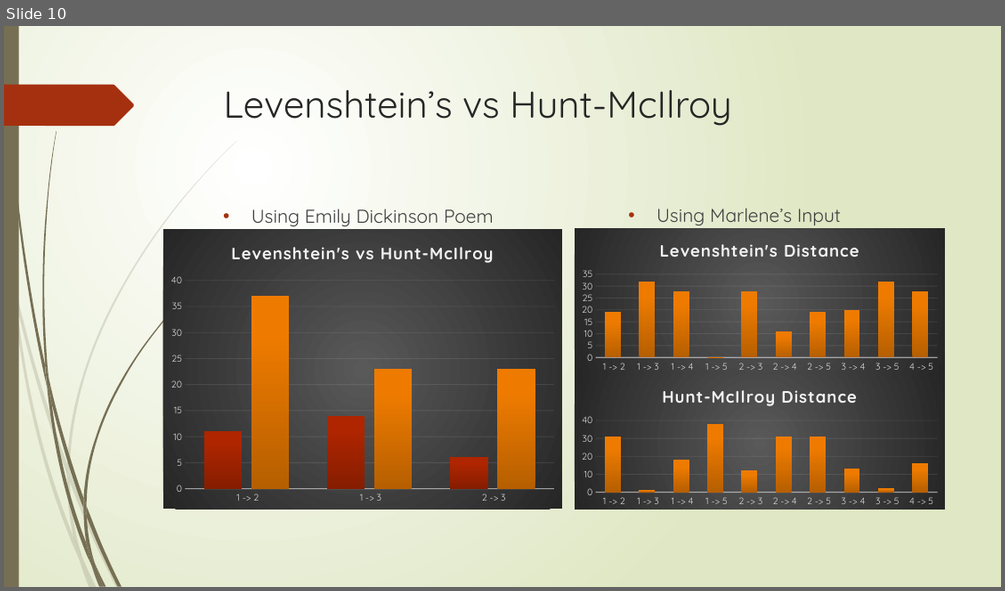
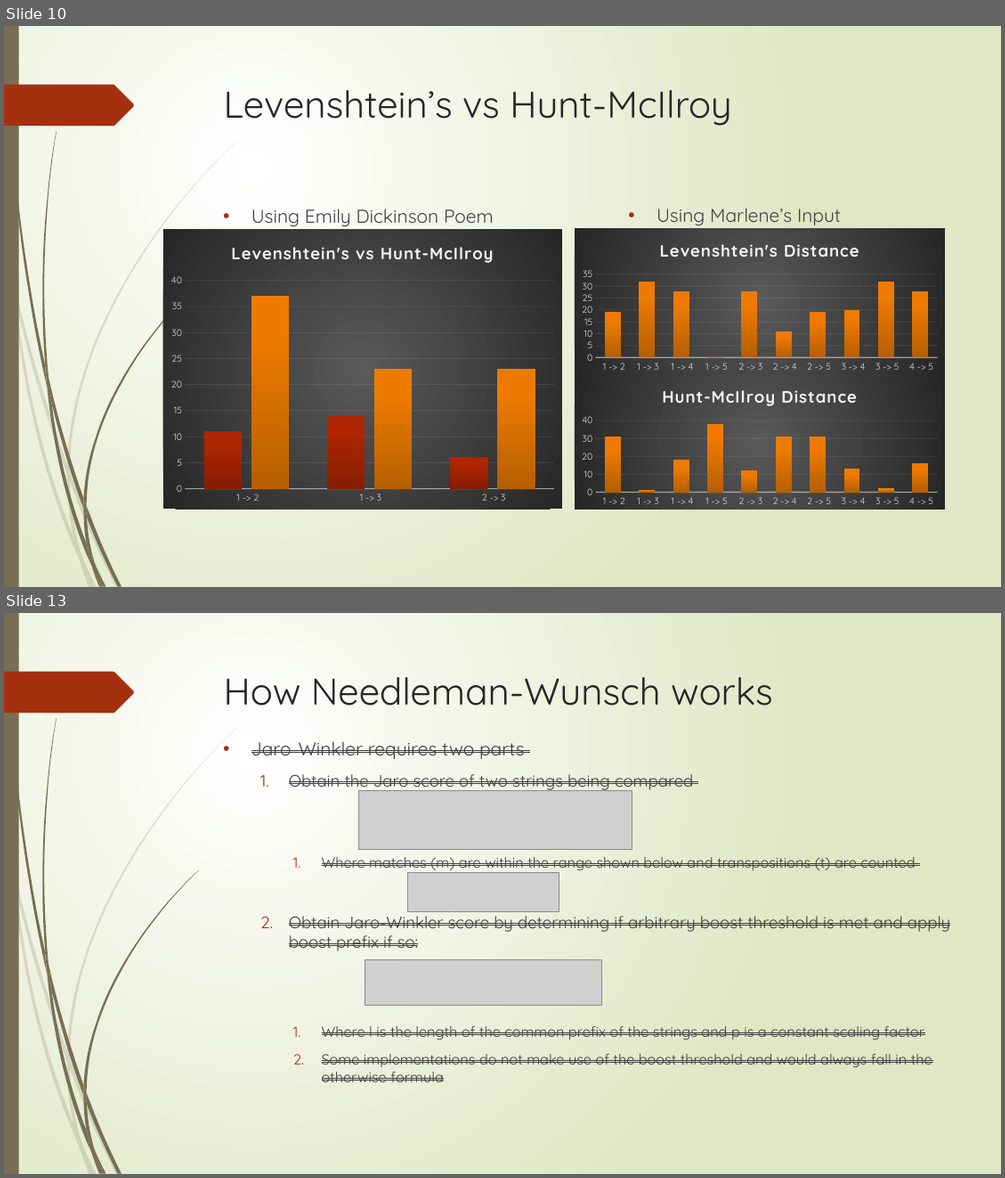
Before and after one commit to AthensStateComputerScience/DigitalHumanities, a slide deck: PowerPoint/Digital Humanities.pptx. Shown one above the other, each under a label of ours: slide 10 before the commit, slides 10 and 13 after it; the slides between them are not shown. The pictures are 1005x591 and 1005x1178 pixels, drawn with LibreOffice and Linux fonts; fonts in the diff are those of the drawing; grey boxes stand for pictures. Boxes give left, top, right and bottom in pixels: in the first picture for what was removed or moved away, otherwise in the second. Text is boxed around its words. In the diff, an @@ line names an element or a change of style, - is before the commit and + after.

```diff
--- a/PowerPoint/Digital Humanities.pptx
+++ b/PowerPoint/Digital Humanities.pptx
@@ slide 13 added at [4,613,1001,1174], background gradient #FFFFFF to #DFE8C4; not listed: 24 template elements that a slide beside it also shows @@
@@ title added at [224,677,773,706], 36 pt, text #262626 @@
+How Needleman-Wunsch works
@@ text added at [251,741,950,1082], 14 pt, text #404040, strikethrough @@
+• Jaro-Winkler requires two parts
+  1. Obtain the Jaro score of two strings being compared
+    1. Where matches (m) are within the range shown below and transpositions (t) are counted
+  2. Obtain Jaro-Winkler score by determining if arbitrary boost threshold is met and apply boost prefix if so:
+    1. Where l is the length of the common prefix of the strings and p is a constant scaling factor
+    2. Some implementations do not make use of the boost threshold and would always fall in the otherwise formula
@@ picture added at [359,791,632,850] @@
@@ picture added at [408,873,559,912] @@
@@ picture added at [364,959,602,1005] @@
```
Also in this commit, not shown: 1 slide changed, 3 other slides added, 2 slides removed.
